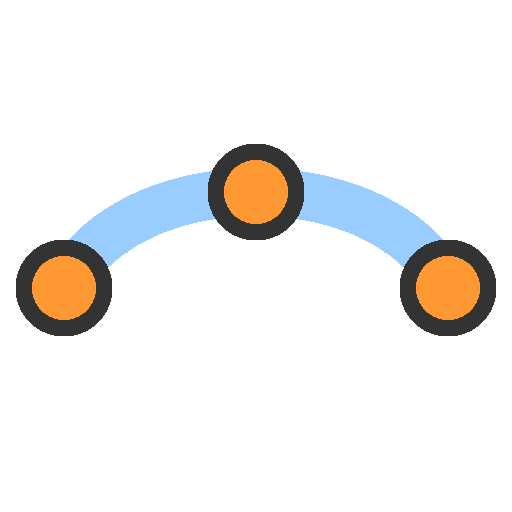
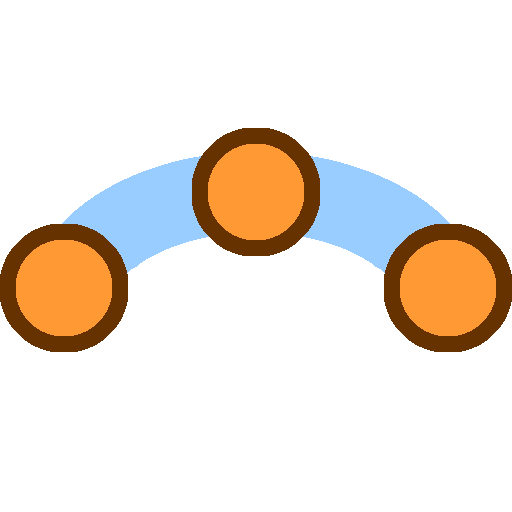
Layers edited between the first and the second 512px x 512px image:
painted on "Ebene #4" over box(0, 128, 512, 352)
painted on "Ebene" over box(27, 152, 485, 315)
